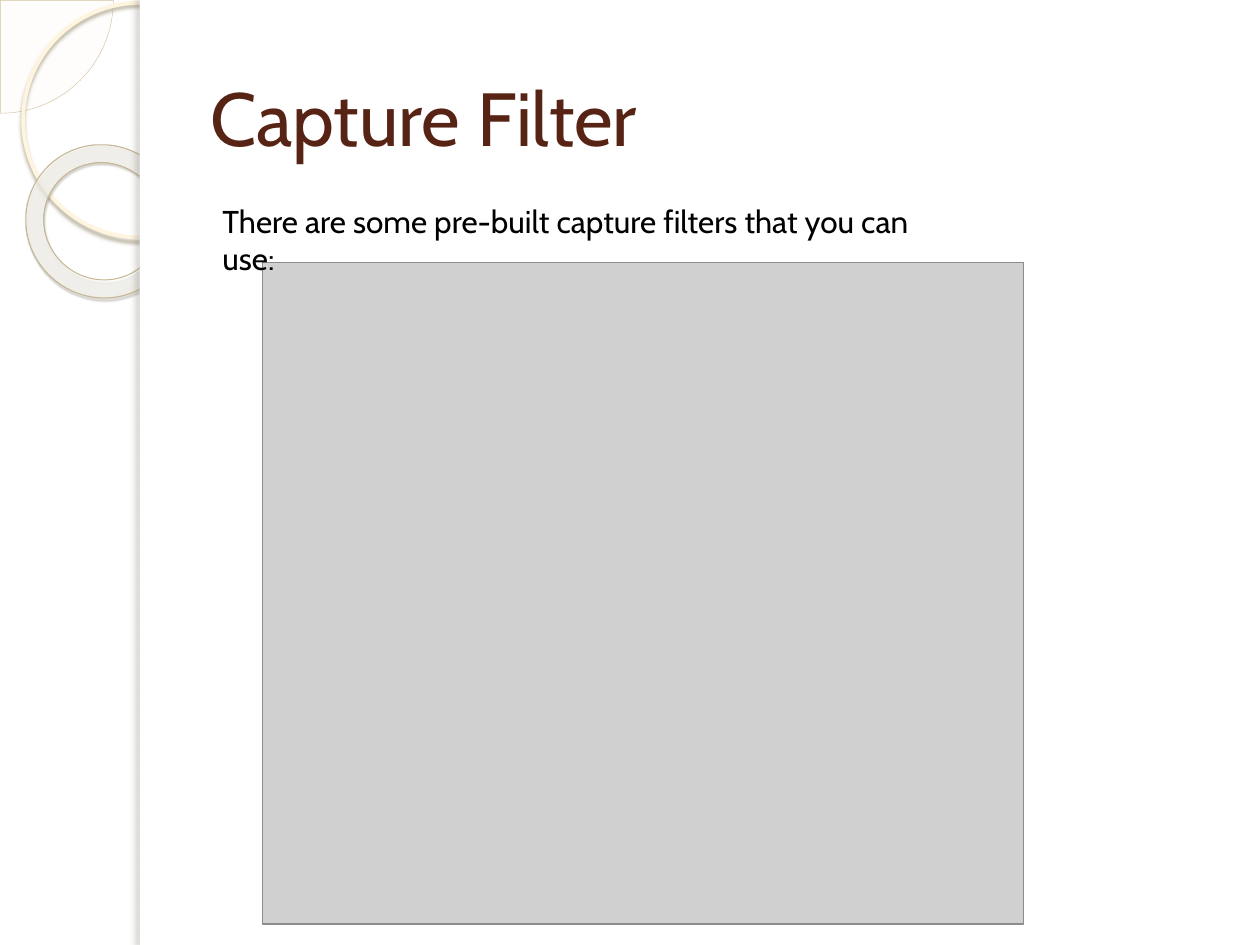
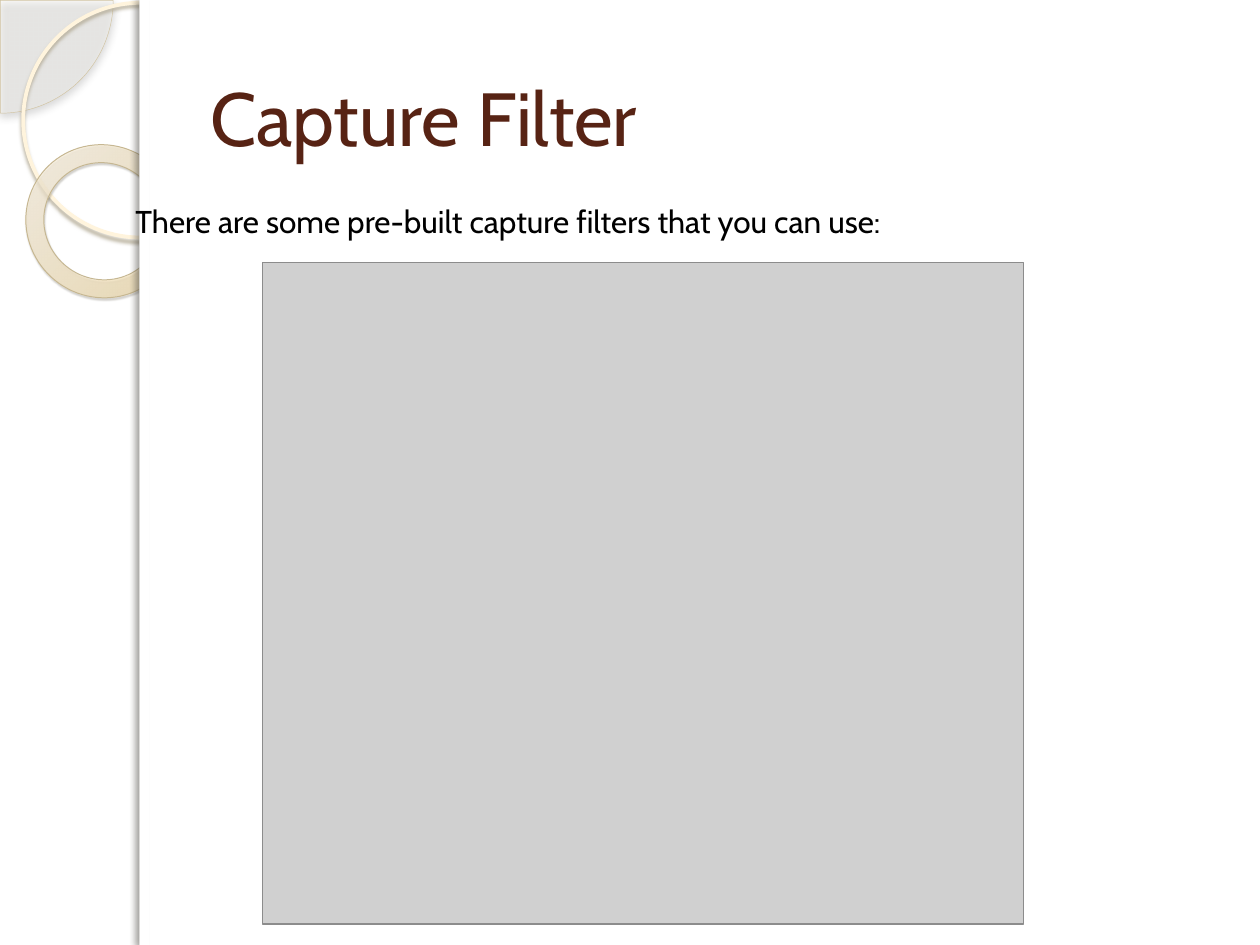
Before and after one commit to centuryhopper/Fall2022CourseContents, a slide deck: slide 19 of CIS6395/Traffic-Analysis-1.pptx. Drawn at 1260x945 pixels with LibreOffice and Linux fonts; fonts in the diff are those of the drawing; grey boxes stand for pictures; background and template pictures are left out. Boxes give left, top, right and bottom in pixels: in the first picture for what was removed or moved away, otherwise in the second. Text is boxed around its words. In the diff, an @@ line names an element or a change of style, - is before the commit and + after.

```diff
--- a/CIS6395/Traffic-Analysis-1.pptx
+++ b/CIS6395/Traffic-Analysis-1.pptx
@@ pie slice (boxed as its full ellipse) at bbox=[0, 0, 113, 113]: shadow on @@
@@ rectangle at bbox=[140, 0, 1260, 945]: shadow on @@
@@ donut at bbox=[0, 113, 211, 329]: fill gradient #FFFCF6 to #FFFEFB to #F0D28E to gradient #EED18E to #FEFAF6; shadow changed @@
@@ text "There are some pre-built capture ..." rewrapped from bbox=[222, 209, 908, 240] to bbox=[135, 206, 880, 240] @@
```
Also in this commit, not shown: 53 other slides changed, 14 other files.
